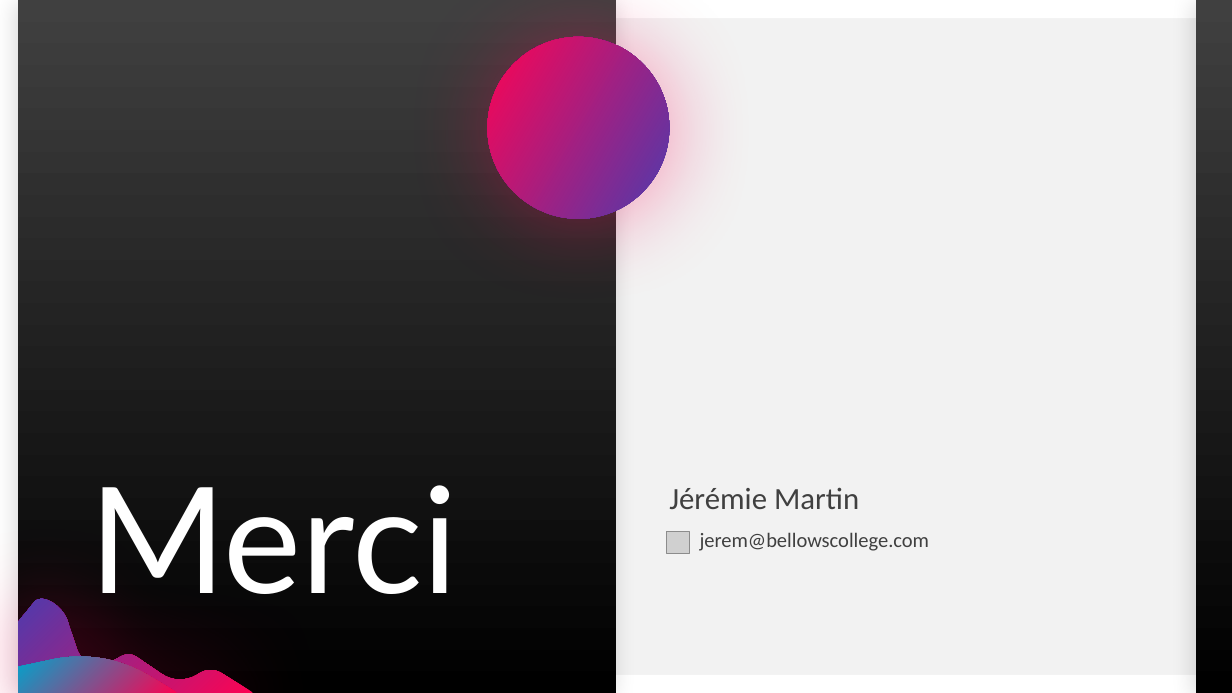
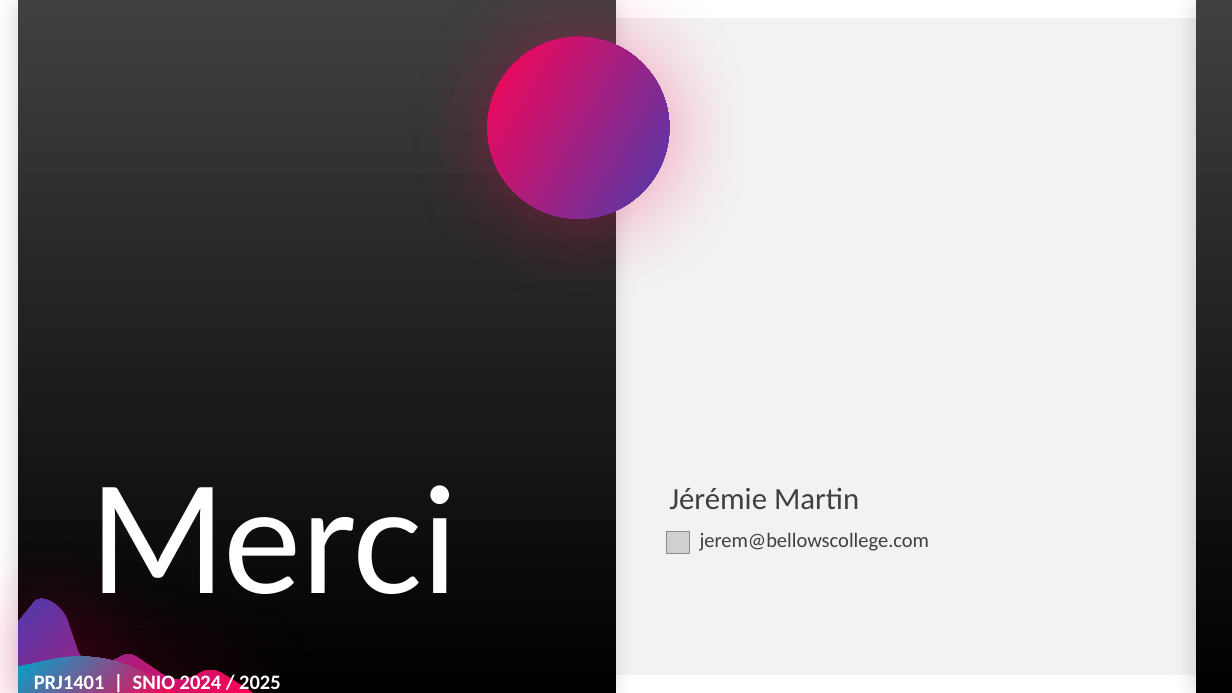
Before and after one commit to 31n5t31n/PRJ1401_CasierIntelligent, a slide deck: slide 12 of Soutenance Int/Souttenance_Intermediere.pptx. Drawn at 1232x693 pixels with LibreOffice and Linux fonts; fonts in the diff are those of the drawing; grey boxes stand for pictures. Boxes give left, top, right and bottom in pixels: in the first picture for what was removed or moved away, otherwise in the second. Text is boxed around its words. In the diff, an @@ line names an element or a change of style, - is before the commit and + after.

```diff
--- a/Soutenance Int/Souttenance_Intermediere.pptx
+++ b/Soutenance Int/Souttenance_Intermediere.pptx
@@ text added at (x1=34, y1=672, x2=280, y2=693), 16 pt, text #FFFFFF, bold @@
+PRJ1401 | SNIO 2024 / 2025
```
Also in this commit, not shown: 11 other slides changed.
